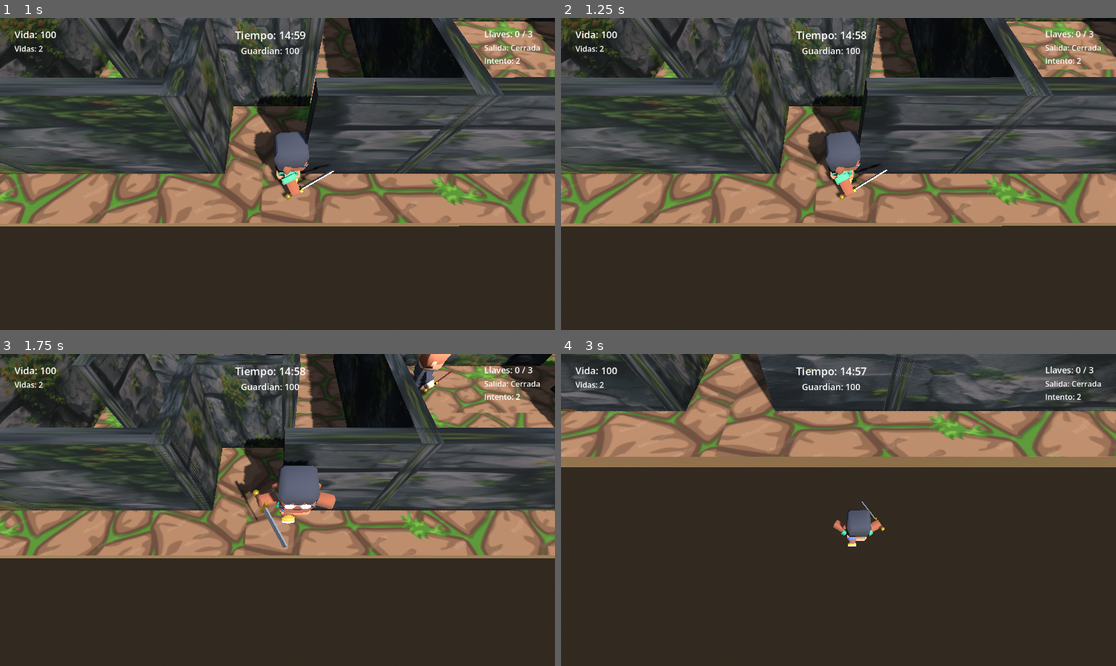
Above: before the commit, frames 1-4 (two rows, left to right).
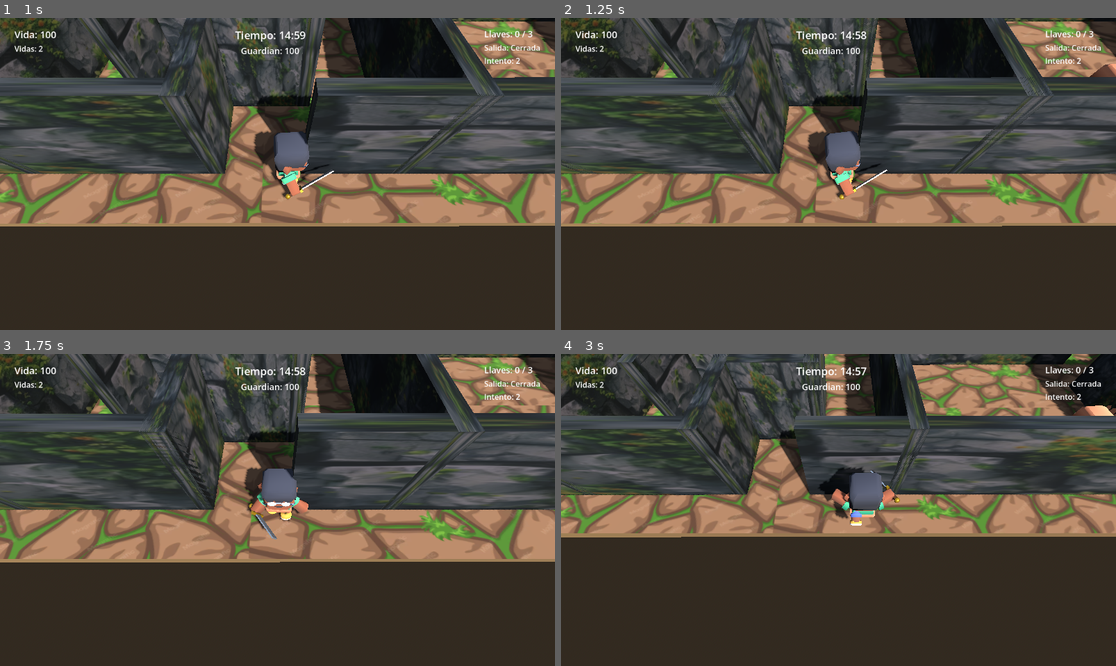
Above: after the commit, the same moments.

Repository: Carola-caicedo/Survivor-Maze-Puzzle
Game: Godot game, scene res://main.tscn
Same seed, same stepped clock (60 frames per second), same inputs: the game is played once before the commit and once after it.
Inputs:
- Up to frame 1 (1 s): hold D (move_right) from 0.53 s (still down); hold Shift (correr) from 0.53 s (still down)
- Up to frame 2 (1.25 s): keep holding D (move_right); keep holding Shift (correr)
- Up to frame 3 (1.75 s): release D (move_right) at 1.28 s; release Shift (correr) at 1.28 s; hold S (move_down) from 1.28 s (still down); tap Q (espada, bound only after the commit) at 1.35 s
- Up to frame 4 (3 s): release S (move_down) at 2.03 s; hold D (move_right) 2.03-2.78 s; tap Space (espada, bound only before the commit) at 2.1 s; hold W (move_up) from 2.78 s (still down); tap E (interactuar) at 2.85 s

Frame 1 is identical in both runs. In frame 2, 0.1% of the frame differs, in the area x 95-100%, y 14-19%; in frame 3, 33%; in frame 4, 51%, in the area x 0-100%, y 0-62%.

Commit message:
refactor: cambios en los controles y patrulla de enemigos

Diff:
--- a/main.tscn
+++ b/main.tscn
@@ -32,6 +32,21 @@
 
 [node name="Main" type="Node3D" unique_id=368806357]
 
+[node name="Camera3D" type="Camera3D" parent="." unique_id=26671349 node_paths=PackedStringArray("objetivo")]
+transform = Transform3D(1, 0, 0, 0, 0.81915224, 0.57357615, 0, -0.57357615, 0.81915224, 0, 5, 7)
+script = ExtResource("3_efxa6")
+objetivo = NodePath("../Personaje")
+distancia = Vector3(0, 6, 3)
+limite_max = Vector2(24, 17)
+
+[node name="WorldEnvironment" type="WorldEnvironment" parent="." unique_id=1841011218]
+environment = SubResource("Entorno")
+
+[node name="DirectionalLight3D" type="DirectionalLight3D" parent="." unique_id=1998494779]
+transform = Transform3D(0.866025, -0.353553, 0.353553, 0, 0.707107, 0.707107, -0.5, -0.612372, 0.612372, 0, 6, 0)
+shadow_enabled = true
+sky_mode = 1
+
 [node name="Puertas" type="Node3D" parent="." unique_id=200584845]
 transform = Transform3D(1, 0, 0, 0, 1, 0, 0, 0, 1, 0, 1.5, 0)
 
@@ -53,14 +68,6 @@
 es_entrada = true
 enemigo = NodePath("../../Guardian")
 
-[node name="WorldEnvironment" type="WorldEnvironment" parent="." unique_id=1841011218]
-environment = SubResource("Entorno")
-
-[node name="DirectionalLight3D" type="DirectionalLight3D" parent="." unique_id=1998494779]
-transform = Transform3D(0.866025, -0.353553, 0.353553, 0, 0.707107, 0.707107, -0.5, -0.612372, 0.612372, 0, 6, 0)
-shadow_enabled = true
-sky_mode = 1
-
 [node name="Frutas" type="Node3D" parent="." unique_id=1317149282]
 transform = Transform3D(1, 0, 0, 0, 1, 0, 0, 0, 1, 0, 0.5, 0)
 
@@ -72,13 +79,6 @@
 
 [node name="FrutaModelo3" parent="Frutas" unique_id=65479363 groups=["interactivos"] instance=ExtResource("20_fruta")]
 transform = Transform3D(1, 0, 0, 0, 1, 0, 0, 0, 1, -18.265438, 0, -7.432411)
-
-[node name="Camera3D" type="Camera3D" parent="." unique_id=26671349 node_paths=PackedStringArray("objetivo")]
-transform = Transform3D(1, 0, 0, 0, 0.819152, 0.573576, 0, -0.573576, 0.819152, 0, 5, 7)
-script = ExtResource("3_efxa6")
-objetivo = NodePath("../Personaje")
-distancia = Vector3(0, 6, 3)
-limite_max = Vector2(24, 17)
 
 [node name="Personaje" type="CharacterBody3D" parent="." unique_id=2042316050 node_paths=PackedStringArray("camara") groups=["jugador"]]
 transform = Transform3D(1, 0, 0, 0, 1, 0, 0, 0, 1, 0, 0, 13.7023945)
@@ -106,20 +106,16 @@
 script = ExtResource("7_5vw27")
 
 [node name="Guardian" parent="." unique_id=602957092 instance=ExtResource("7_272bh")]
-transform = Transform3D(1, 0, 0, 0, 1, 0, 0, 0, 1, 6.4763737, 0, 6.4198503)
+transform = Transform3D(1, 0, 0, 0, 1, 0, 0, 0, 1, 10.460633, 0, 11.082209)
 rapidez = 2.5
-ruta = Array[Vector3]([Vector3(0, 0, 0), Vector3(6.5, 0, 0)])
+ruta = Array[Vector3]([Vector3(0, 0, 0), Vector3(3.5, 0, 0), Vector3(-3.5, 0, 0)])
+rango_perder = 5.0
 rango_ataque = 1.3
 tiempo_recarga = 1.2
+danio = 30
 
-[node name="Objetivo" parent="." unique_id=1374076160 instance=ExtResource("9_kek77")]
-transform = Transform3D(1, 0, 0, 0, 1, 0, 0, 0, 1, -15.332409, 0, 5.741292)
-
-[node name="Objetivo2" parent="." unique_id=1146712578 instance=ExtResource("9_kek77")]
-transform = Transform3D(1, 0, 0, 0, 1, 0, 0, 0, 1, -12.096336, 0, -11.4666)
-
-[node name="Objetivo3" parent="." unique_id=1158250416 instance=ExtResource("9_kek77")]
-transform = Transform3D(1, 0, 0, 0, 1, 0, 0, 0, 1, 17.939623, 0, -6.0806565)
+[node name="Modelo" parent="Guardian" index="1" unique_id=1225502439]
+transform = Transform3D(-2.6, 0, -2.2729921e-07, 0, 2.6, 0, 2.2729921e-07, 0, -2.6, 0, 0, 1.4907494)
 
 [node name="Salida" parent="." unique_id=503925074 instance=ExtResource("10_4c57u")]
 transform = Transform3D(1, 0, 0, 0, 1, 0, 0, 0, 1, 0.25, 1.5, -16.531)
@@ -128,9 +124,9 @@
 transform = Transform3D(-0.9999998, -0.00034557463, -0.0005397836, -0.0003455928, 0.99999994, 3.8668677e-05, 0.000539772, 3.8830523e-05, -0.9999999, 0.001, 1.5, -1.56)
 
 [node name="Guardian2" parent="." unique_id=1453112332 instance=ExtResource("7_272bh")]
-transform = Transform3D(1, 0, 0, 0, 1, 0, 0, 0, 1, 0, 0, -7.2725177)
+transform = Transform3D(1, 0, 0, 0, 1, 0, 0, 0, 1, 10.629967, 0, -9.200039)
 rapidez = 2.5
-ruta = Array[Vector3]([Vector3(0, 0, 0), Vector3(0, 0, -3.5), Vector3(0, 0, 2.5)])
+ruta = Array[Vector3]([Vector3(0, 0, 0), Vector3(0, 0, 2.5), Vector3(0, 0, -2.5)])
 rango_ataque = 1.3
 tiempo_recarga = 1.2
 
@@ -153,6 +149,18 @@
 transform = Transform3D(1, 0, 0, 0, 1, 0, 0, 0, 1, -9.12284, 0, -7.502692)
 
 [node name="Trampa4" parent="Trampas" unique_id=111454383 instance=ExtResource("15_zona_a")]
-transform = Transform3D(1, 0, 0, 0, 1, 0, 0, 0, 1, 1.823803, 0, -0.11999655)
+transform = Transform3D(1, 0, 0, 0, 1, 0, 0, 0, 1, 0.52673626, 0, -0.115246296)
+
+[node name="Llaves" type="Node3D" parent="." unique_id=1238116634]
+transform = Transform3D(1, 0, 0, 0, 1, 0, 0, 0, 1, 0, 1.5, 0)
+
+[node name="Objetivo" parent="Llaves" unique_id=1374076160 instance=ExtResource("9_kek77")]
+transform = Transform3D(1, 0, 0, 0, 1, 0, 0, 0, 1, -15.332409, 0, 5.741292)
+
+[node name="Objetivo2" parent="Llaves" unique_id=1146712578 instance=ExtResource("9_kek77")]
+transform = Transform3D(1, 0, 0, 0, 1, 0, 0, 0, 1, -12.096336, 0, -11.4666)
+
+[node name="Objetivo3" parent="Llaves" unique_id=1158250416 instance=ExtResource("9_kek77")]
+transform = Transform3D(1, 0, 0, 0, 1, 0, 0, 0, 1, 17.939623, 0, -6.0806565)
 
 [editable path="Guardian"]
--- a/project.godot
+++ b/project.godot
@@ -47,7 +47,7 @@
 }
 espada={
 "deadzone": 0.2,
-"events": [Object(InputEventKey,"resource_local_to_scene":fa …(140 unchanged characters)… d":false,"keycode":0,"physical_keycode":32,"key_label":0,"unicode":32,"location":0,"echo":false,"script":null)
+"events": [Object(InputEventKey,"resource_local_to_scene":fa …(140 unchanged characters)… d":false,"keycode":0,"physical_keycode":81,"key_label":0,"unicode":113,"location":0,"echo":false,"script":null)
 ]
 }
 interactuar={
@@ -62,7 +62,7 @@
 }
 saltar={
 "deadzone": 0.2,
-"events": [Object(InputEventKey,"resource_local_to_scene":fa …(140 unchanged characters)… d":false,"keycode":0,"physical_keycode":81,"key_label":0,"unicode":113,"location":0,"echo":false,"script":null)
+"events": [Object(InputEventKey,"resource_local_to_scene":fa …(140 unchanged characters)… d":false,"keycode":0,"physical_keycode":32,"key_label":0,"unicode":32,"location":0,"echo":false,"script":null)
 ]
 }
 
